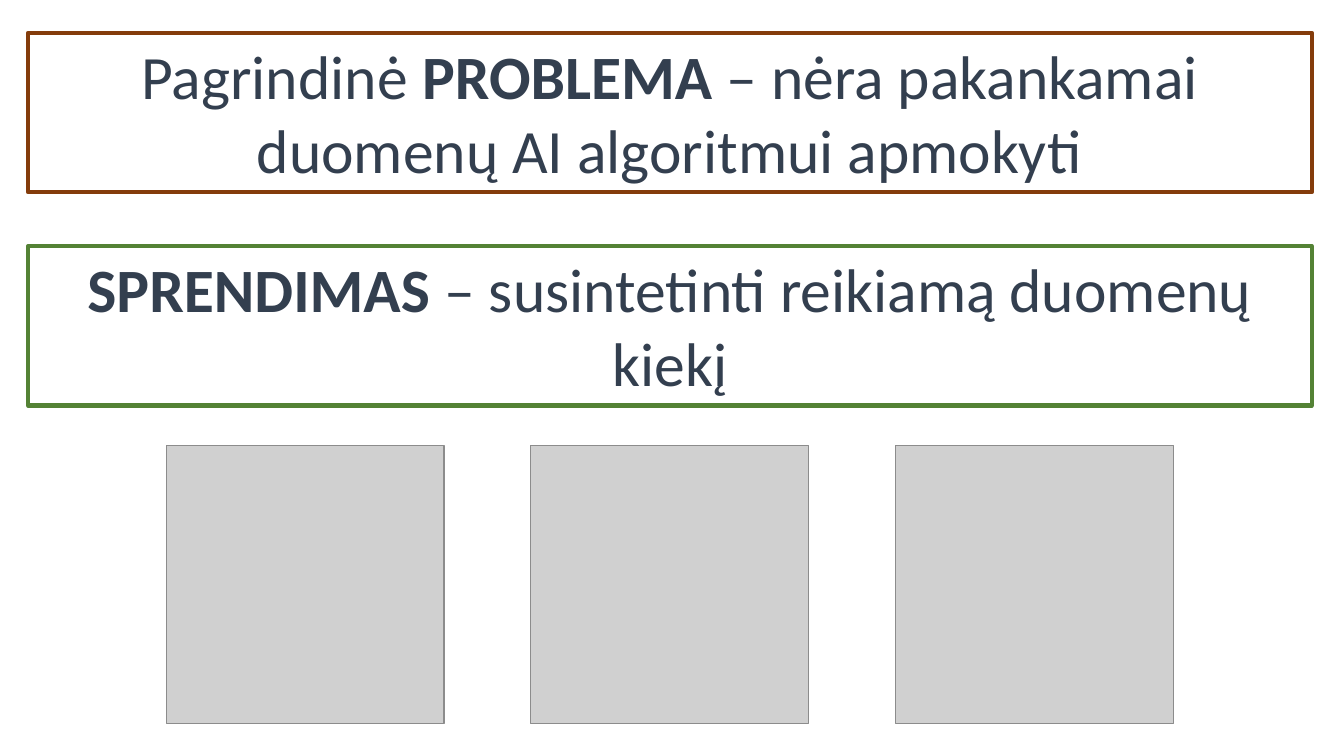
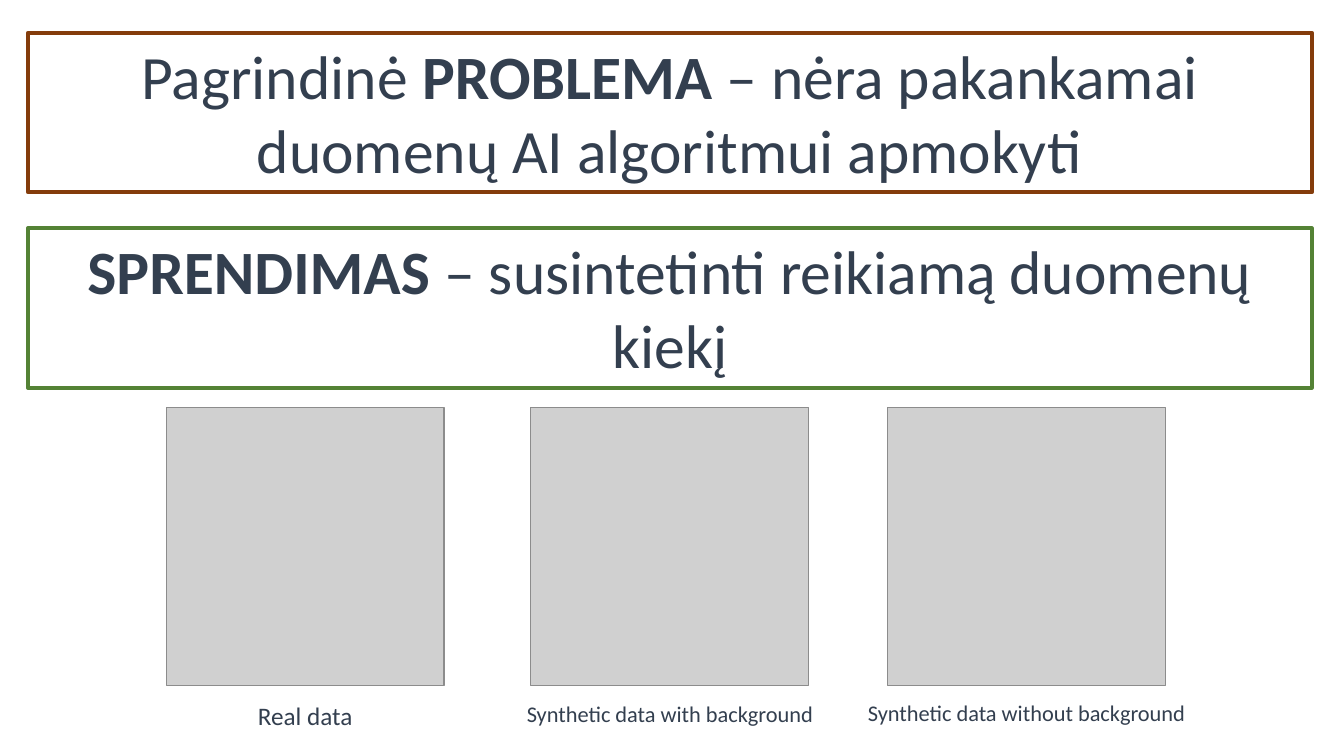
Before and after one commit to Gustautas/Biohakatonas, a slide deck: slide 5 of pristatymas LIT2133421.pptx. Drawn at 1344x756 pixels with LibreOffice and Linux fonts; fonts in the diff are those of the drawing; grey boxes stand for pictures. Boxes give left, top, right and bottom in pixels: in the first picture for what was removed or moved away, otherwise in the second. Text is boxed around its words. In the diff, an @@ line names an element or a change of style, - is before the commit and + after.

```diff
--- a/pristatymas LIT2133421.pptx
+++ b/pristatymas LIT2133421.pptx
@@ rectangle "SPRENDIMAS – susintetinti reikiamą duomenų ...": place and size @@
-rectangle "SPRENDIMAS – susintetinti reikiamą duomenų ..." at box(28, 246, 1312, 405)
+rectangle "SPRENDIMAS – susintetinti reikiamą duomenų ..." at box(28, 229, 1312, 388)
@@ picture: place and size @@
-picture at box(166, 446, 445, 724)
+picture at box(166, 407, 445, 686)
@@ picture: place and size @@
-picture at box(531, 446, 810, 724)
+picture at box(531, 407, 810, 686)
@@ picture: place and size @@
-picture at box(896, 446, 1175, 724)
+picture at box(888, 407, 1167, 686)
@@ text added at box(258, 707, 352, 725), 18 pt, text #333F50 @@
+Real data
@@ text added at box(527, 706, 813, 726), 16 pt, text #333F50 @@
+Synthetic data with background
@@ text added at box(868, 705, 1185, 725), 16 pt, text #333F50 @@
+Synthetic data without background
```
